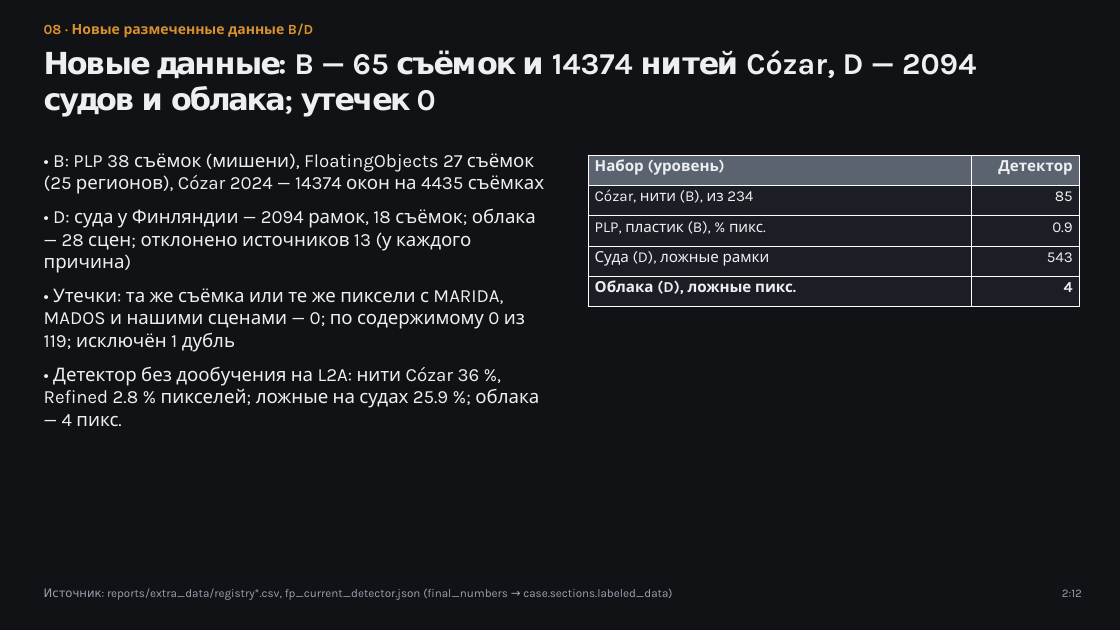
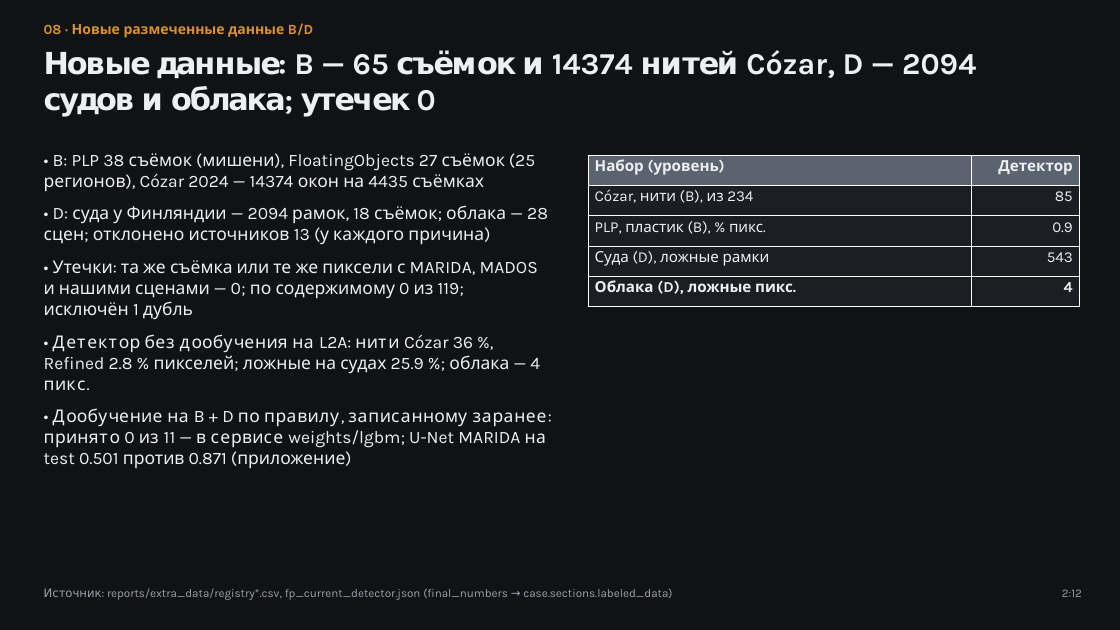
Before and after one commit to azama2t/final-cosmohack, a slide deck: slide 8 of reports/case_deck.pptx. Drawn at 1120x630 pixels with LibreOffice and Linux fonts; fonts in the diff are those of the drawing. Boxes give left, top, right and bottom in pixels: in the first picture for what was removed or moved away, otherwise in the second. Text is boxed around its words. In the diff, an @@ line names an element or a change of style, - is before the commit and + after.

Commit message:
docs(§11): воронка с уровнями A–D и веткой ADIS (единицы Cózar: 4 435 съёмок = тайл+дата / 4 472 продукта L1C), дека 14 слайдов + приложение, речь 4:40, PIPELINE §6, INDEX

```diff
--- a/reports/case_deck.pptx
+++ b/reports/case_deck.pptx
@@ text at bbox=[44, 153, 548, 390]: size 16 to 15 pt in "• B: PLP 38 съёмок (мишени), FloatingObjects ...", "• D: суда у Финляндии — 2094 ...", "• Утечки: та же съёмка или те ...", "• Детектор без дообучения на L2A: нити ..." @@
@@ text at bbox=[44, 408, 547, 469]: paragraph added @@
+• Дообучение на B + D по правилу, записанному заранее: принято 0 из 11 — в сервисе weights/lgbm; U-Net MARIDA на test 0.501 против 0.871 (приложение)
```
Also in this commit, not shown: 13 other slides changed, 25 other files.
